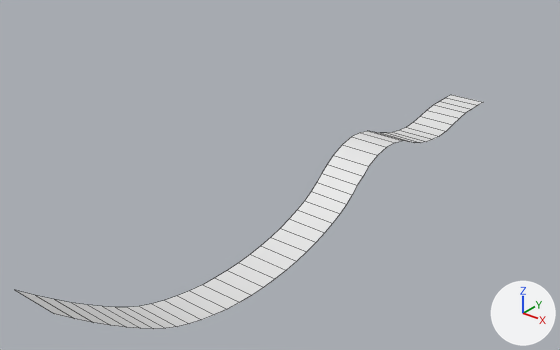
The FBX model Assets/Track.fbx: old version first, new version second.
Rendered twice from a 50 mm camera at (72.1, -100.8, 64.5) aimed at (-10.2, 2.0, 0.8). Lighting does not change. The marker at lower right points along +X, +Y and +Z. Mesh edges are drawn as thin lines.
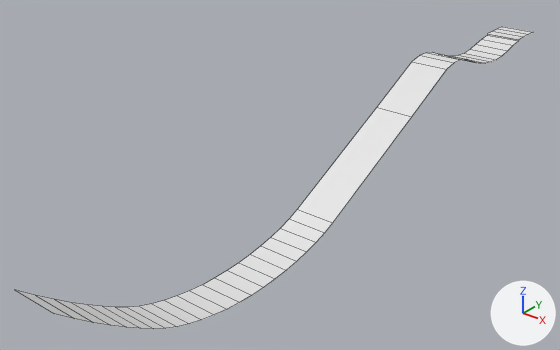
The newer file is also turned or shifted as a whole; pictures and numbers use the older file's frame.

Changed parts and their boxes (x1, y1, x2, y2) in the pictures (560 x 350 px; the box of a moved part takes in the faces that stretch with it):
'Cylinder', reshaped (11% wider, 29% taller): before (16, 95, 482, 329); after (16, 27, 532, 329)
part 1 of me_cylinder_001, moved or reshaped: before (311, 95, 482, 204); after (412, 27, 532, 69)

The change, as a diff of the scene's bpy script:
```diff
--- a/Assets/Track.fbx.py
+++ b/Assets/Track.fbx.py
@@ me_cylinder_001 @@
 # used by ob_cylinder; location = (0.0, 0.0, 0.0)
-me_cylinder_001.from_pydata(...)  # 92 vertices, 45 faces; spans x -4.0..4.0, y -58.4..58.4, z -6.9..9.7
+me_cylinder_001.from_pydata(...)  # 84 vertices, 40 faces; spans x -4.0..4.0, y -58.4..83.3, z -6.9..15.8
+# me_cylinder_001 part 1
+# 42 vertices are removed from x -4.0..4.0, y 5.3..58.4, z -0.1..5.4
+# 21 faces are deleted
+# 6 vertices move from x -4.0..4.0, y -0.6..3.6, z -3.4..-1.3 to x -4.0..4.0, y -0.6..38.3, z -3.3..15.2
+# 17 vertices are added at x -4.0, y 41.5..83.3, z 11.2..15.8
+# 17 new vertices lie (8.0, 0.0, 0.0) away from vertices in x -4.0, y 41.5..83.3, z 11.2..15.8
+# 16 new faces join them
```
